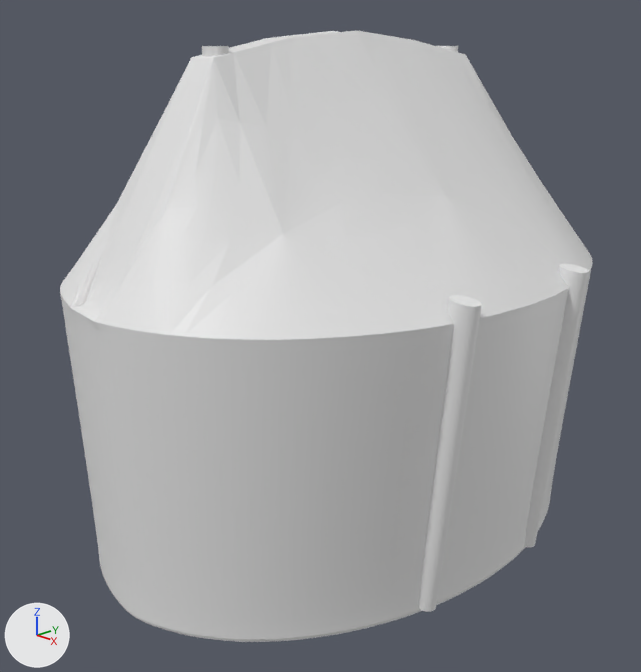
The Blender file balint/sator/nagysator.blend as it was, and as the next commit left it.
The view is the same before and after, from a 50 mm lens placed at (9.42, -9.33, 5.22), pointed at (-0.07, -0.4, 0.96). The axes (+X, +Y, +Z) are drawn at lower left. The lights are the same throughout.

Before the edit, the objects in view are built like this:
```python
me_cylinder = bpy.data.meshes.new('Cylinder')
me_cylinder.from_pydata(...)  # 183 vertices, 153 faces; spans x -1.12..1.12, y -1.04..1.04, z -1.0..2.57
me_cylinder_003 = bpy.data.meshes.new('Cylinder.003')
me_cylinder_003.from_pydata(...)  # a 32-sided cylinder along z spanning x -1.0..1.0, y -1.0..1.0, z -1.0..1.0
me_cylinder_004 = bpy.data.meshes.new('Cylinder.004')
me_cylinder_004.from_pydata(...)  # a 32-sided cylinder along z spanning x -1.0..1.0, y -1.0..1.0, z -1.0..1.0
ob_cylinder = bpy.data.objects.new('Cylinder', me_cylinder)
ob_cylinder.location = (0.0, 0.0, 0.0)
ob_cylinder.scale = (3.02, 4.22, 2.11)
_m = ob_cylinder.modifiers.new('Subdivision', 'SUBSURF')
_m.levels = 3
ob_cylinder_003 = bpy.data.objects.new('Cylinder.003', me_cylinder_003)
ob_cylinder_003.location = (3.01, 1.18, 0.17)
ob_cylinder_003.rotation_euler = (0.0, 0.105, 0.0)  # degrees (0, 6, 0)
ob_cylinder_003.scale = (0.21, 0.154, 2.2)
ob_cylinder_004 = bpy.data.objects.new('Cylinder.004', me_cylinder_004)
ob_cylinder_004.location = (3.01, -1.18, 0.17)
ob_cylinder_004.rotation_euler = (0.0, 0.105, 0.0)  # degrees (0, 6, 0)
ob_cylinder_004.scale = (0.21, 0.154, 2.2)
```
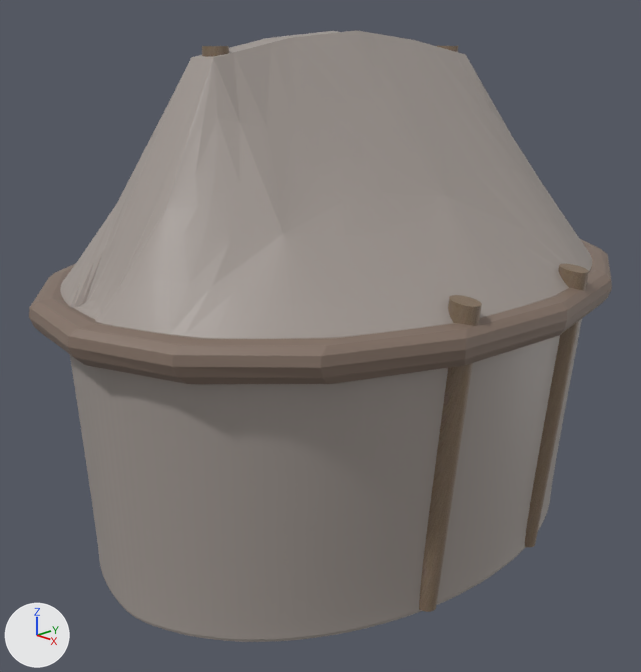
Edits to the scene script, one JSON object a line:
```json
{"op": "add", "block": "img_letöltés_jpg", "code": ["img_letöltés_jpg = load_image('letöltés.jpg', '../asztal/letöltés.jpg', 224, 224, 'Linear Rec.709')"]}
{"op": "add", "block": "mat_material_003", "code": ["mat_material_003 = bpy.data.materials.new('Material.003')", "# uses the picture img_letöltés_jpg"]}
{"op": "add", "block": "mat_material_001", "code": ["mat_material_001 = bpy.data.materials.new('Material.001')", "# nodes: BsdfPrincipled, OutputMaterial, ValToRGB", "# colours: brown #907967, grey #b2b2b2, white #ffffff"]}
{"op": "add", "block": "mat_material_002", "code": ["mat_material_002 = bpy.data.materials.new('Material.002')", "# nodes: BsdfPrincipled, Mix, OutputMaterial", "# colours: brown #94735a, grey #707070"]}
{"block": "me_cylinder", "where": "me_cylinder.from_pydata(...)  # 183 vertices, 153 faces; spans x -1.12..1.12, y -1.04..1.04, z -1.0..2.57"}
{"op": "add", "block": "me_cylinder", "code": "me_cylinder.materials.append(mat_material_001)"}
{"block": "me_cylinder_003", "where": "me_cylinder_003.from_pydata(...)  # 64 vertices, 34 faces; spans x -1.0..1.0, y -1.0..1.0, z -1.0..1.0"}
{"op": "add", "block": "me_cylinder_003", "code": "me_cylinder_003.materials.append(mat_material_003)"}
{"block": "me_cylinder_004", "where": "me_cylinder_004.from_pydata(...)  # 64 vertices, 34 faces; spans x -1.0..1.0, y -1.0..1.0, z -1.0..1.0"}
{"op": "add", "block": "me_cylinder_004", "code": "me_cylinder_004.materials.append(mat_material_003)"}
{"op": "add", "block": "me_circle_001", "code": ["me_circle_001 = bpy.data.meshes.new('Circle.001')", "me_circle_001.from_pydata([(0.0, 0.0, 0.0), (0.0, 1.0, 0.0), (-0.87, -0.5, 0.0), (0.87, -0.5, 0.0)], [], [(0, 1, 2), (0, 2, 3), (0, 3, 1)])", "me_circle_001.materials.append(mat_material_002)"]}
{"op": "add", "block": "me_cylinder_005", "code": ["me_cylinder_005 = bpy.data.meshes.new('Cylinder.005')", "me_cylinder_005.from_pydata(...)  # a 32-sided cylinder along z spanning x -1.0..1.0, y -1.0..1.0, z -1.0..1.0"]}
{"op": "add", "block": "ob_circle", "code": ["ob_circle = bpy.data.objects.new('Circle', me_circle_001)", "ob_circle.location = (-3.03, -2.17, 1.88)", "ob_circle.rotation_euler = (1.571, 3.142, 0.0)  # degrees (90, 180, 0)", "ob_circle.scale = (0.572, 0.572, 0.74)", "_m = ob_circle.modifiers.new('Subdivision', 'SUBSURF')", "_m.levels = 6", "_m.render_levels = 1", "_m = ob_circle.modifiers.new('Screw', 'SCREW')", "_m.object = ob_cylinder_005", "_m.steps = 50"]}
{"op": "add", "block": "ob_cylinder_005", "code": ["ob_cylinder_005 = bpy.data.objects.new('Cylinder.005', me_cylinder_005)", "ob_cylinder_005.location = (0.0, 0.0, 0.0)", "ob_cylinder_005.scale = (0.2, 0.147, 1.82)"]}
```

Boxes (x1, y1, x2, y2) around the edits, measured in the pictures (641 x 672 px):
```json
{"object": "Cylinder", "change": "recoloured", "before": [60, 30, 593, 642], "after": [60, 30, 593, 642], "on screen": "white to grey"}
{"object": "Circle", "change": "added", "after": [29, 239, 612, 385]}
{"object": "Cylinder.004", "change": "recoloured", "before": [419, 295, 482, 612], "after": [419, 295, 482, 612], "on screen": "grey to brown"}
{"object": "Cylinder.003", "change": "recoloured", "before": [525, 264, 589, 547], "after": [525, 264, 589, 547], "on screen": "grey to brown"}
```
